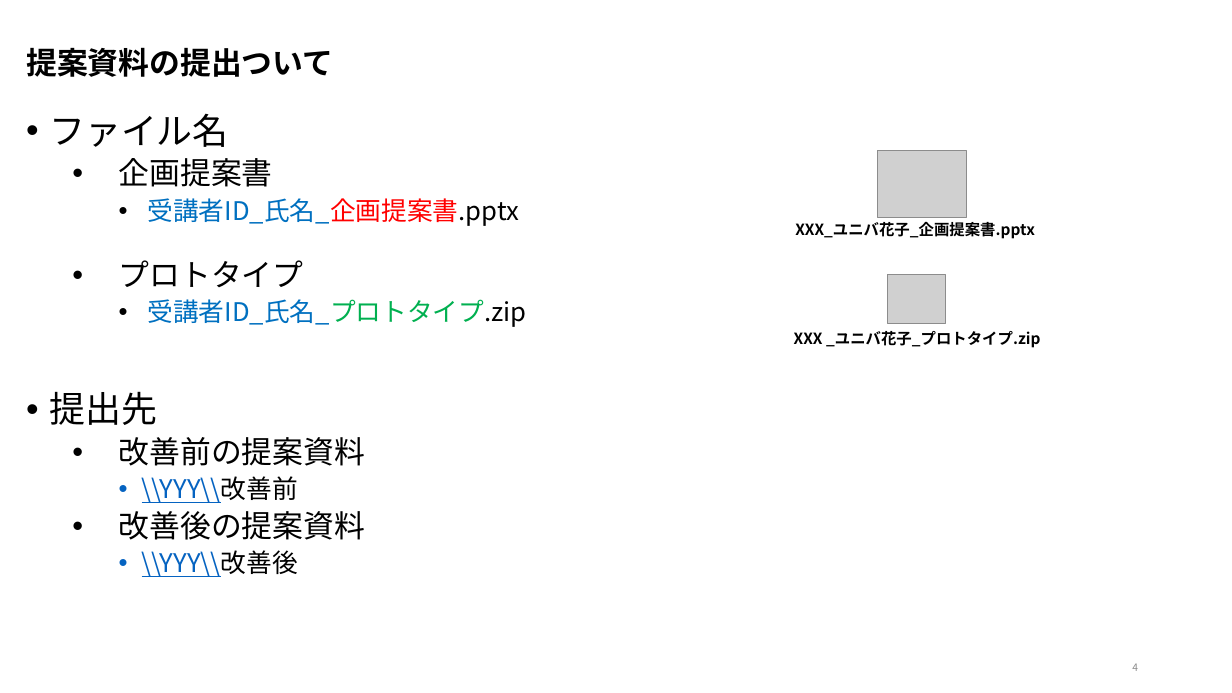
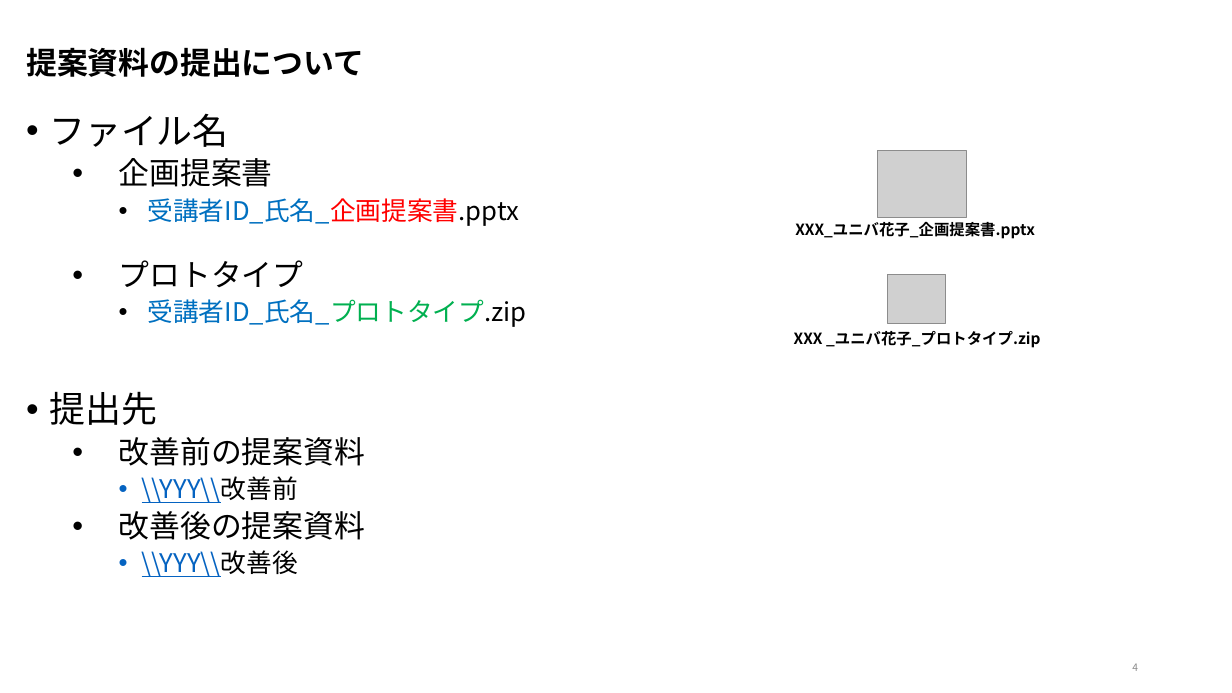
Before and after one commit to nishida2073/ai_navive, a slide deck: slide 4 of 00_オリエンテーション/【AI Native研修-提案】研修の概要.pptx. Drawn at 1232x693 pixels with LibreOffice and Linux fonts; fonts in the diff are those of the drawing; grey boxes stand for pictures. Boxes give left, top, right and bottom in pixels: in the first picture for what was removed or moved away, otherwise in the second. Text is boxed around its words. In the diff, an @@ line names an element or a change of style, - is before the commit and + after.

```diff
--- a/00_オリエンテーション/【AI Native研修-提案】研修の概要.pptx
+++ b/00_オリエンテーション/【AI Native研修-提案】研修の概要.pptx
@@ title at <box>26,47,364,77</box>: text changed @@
-提案資料の提出ついて
+提案資料の提出について
```
Also in this commit, not shown: 1 other file.
